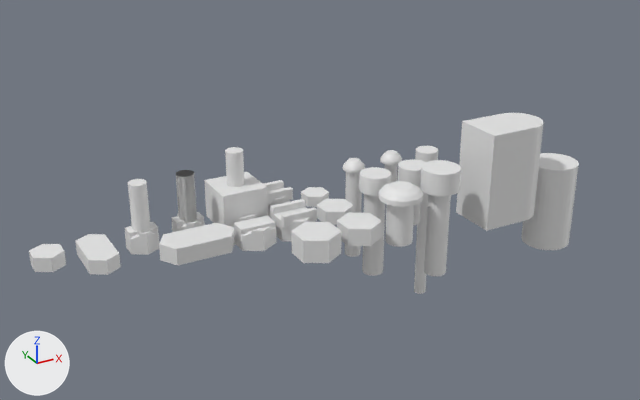
The Blender file lib/screws_and_nuts.blend as it was, and as the next commit left it.
The view is the same before and after, from a 50 mm lens placed at (-86.6, -150.8, 78.9), pointed at (-0.7, 5.4, 0.8). Every picture has the same lights, and +X, +Y and +Z are marked at lower left.

Names of what the first picture shows: 'm3_screw_cutout_test', 'm5_head_cutout_halfround', 'm5_head_cutout_round', 'nut_m3_bottom_cut', 'nut_m3_insert_cut', 'nut_m4_cut', 'nut_m4_insert_cut', 'nut_m5', 'nut_m5_cut', 'screw_m3x35', 'screw_m5x10_tolerance_cutout', 'screw_m5x20'.
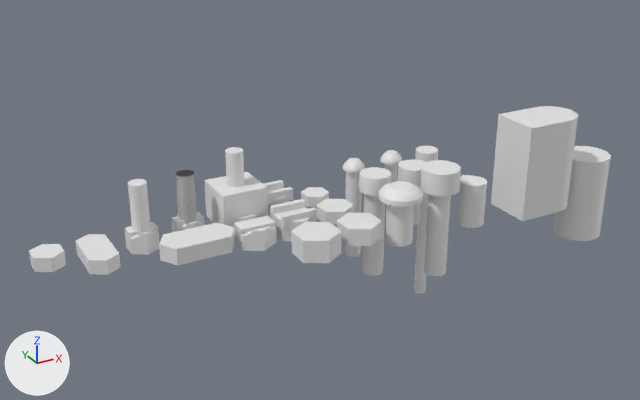
Where the newer file only moved an object's origin or applied its transform, the numbers keep the older frame.

Location of each change, [x1, y1, x2, y2] in pixels of the pictures (640 x 400 px):
'm5_head_cutout_halfround', moved
    before: [456, 113, 544, 231]
    after: [491, 106, 578, 221]
'm5_head_cutout_round', moved
    before: [522, 153, 579, 250]
    after: [553, 146, 611, 241]
'screw_m5x10_tolerance_droop_cutout', added
    after: [457, 175, 487, 228]

Patch to the scene script:
```diff
--- a/lib/screws_and_nuts.blend.py
+++ b/lib/screws_and_nuts.blend.py
@@ me_cylinder_030 @@
+me_cylinder_030.from_pydata(...)  # 64 vertices, 34 faces; spans x -2.9..2.9, y -2.9..4.0, z -10.0..0.0
@@ ob_m5_head_cutout_halfround @@
 ob_m5_head_cutout_halfround = bpy.data.objects.new('m5_head_cutout_halfround', me_cylinder_044)
-ob_m5_head_cutout_halfround.location = (40.0, -10.0, -4.8)
+ob_m5_head_cutout_halfround.location = (50.0, -10.0, -4.8)
@@ ob_m5_head_cutout_round @@
 ob_m5_head_cutout_round = bpy.data.objects.new('m5_head_cutout_round', me_cylinder_014)
-ob_m5_head_cutout_round.location = (52.0, -10.0, -4.8)
+ob_m5_head_cutout_round.location = (62.0, -10.0, -4.8)
@@ ob_screw_m5x10_tolerance_droop_cutout @@
+ob_screw_m5x10_tolerance_droop_cutout = bpy.data.objects.new('screw_m5x10_tolerance_droop_cutout', me_cylinder_030)
+ob_screw_m5x10_tolerance_droop_cutout.location = (29.0, -10.0, 5.0)
```
